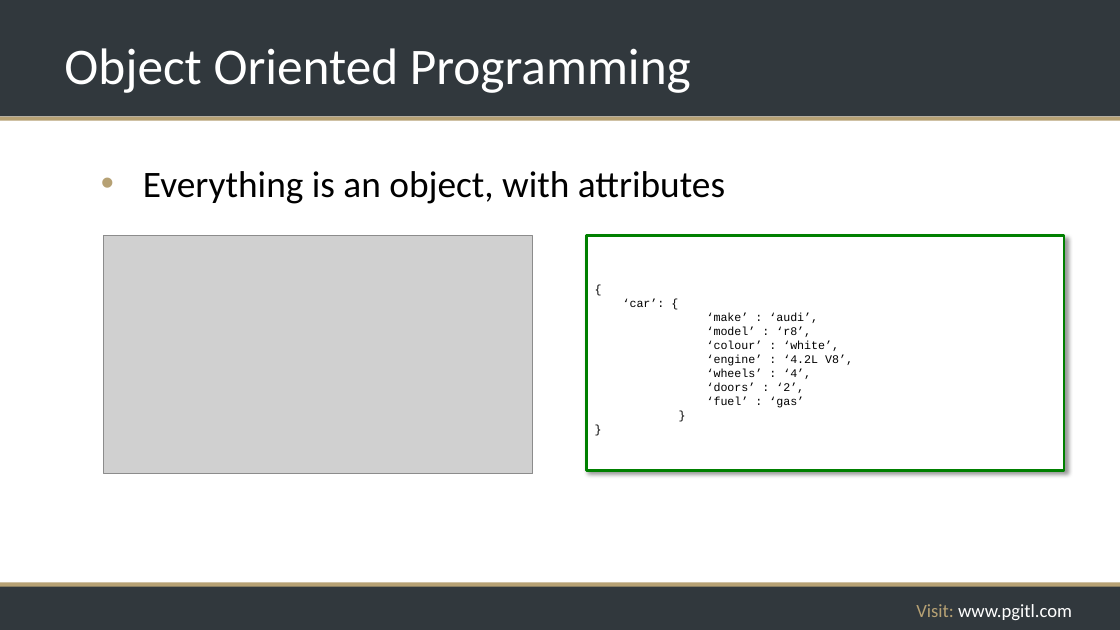
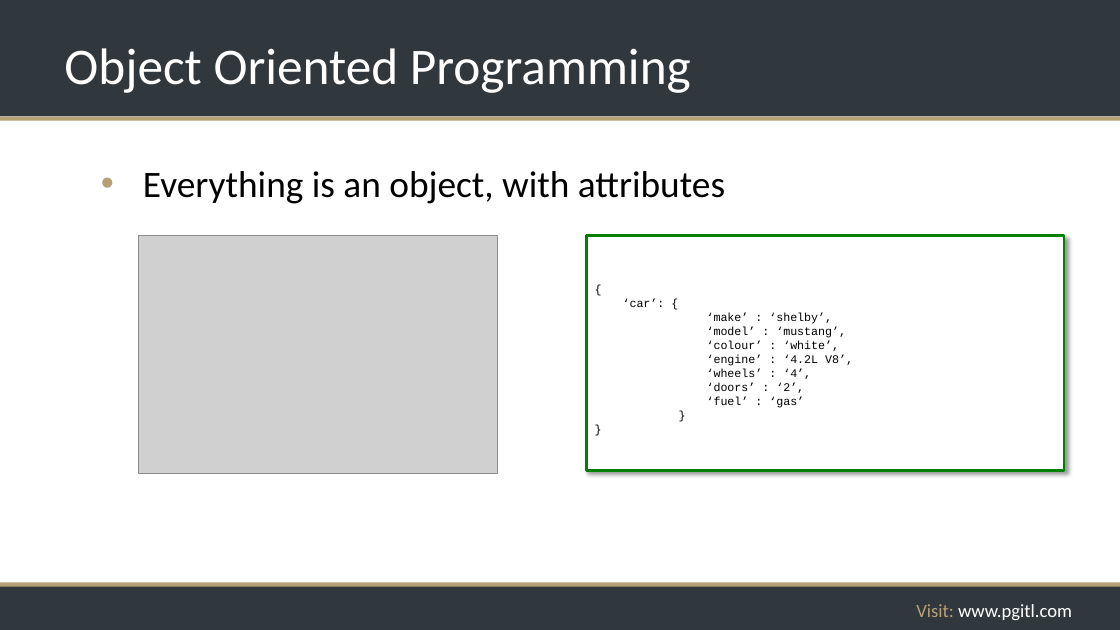
Before and after one commit to rikkouri/project-a, a slide deck: slide 241 of Programming Foundations.pptx. Drawn at 1120x630 pixels with LibreOffice and Linux fonts; fonts in the diff are those of the drawing; grey boxes stand for pictures; background and template pictures are left out. Boxes give left, top, right and bottom in pixels: in the first picture for what was removed or moved away, otherwise in the second. Text is boxed around its words. In the diff, an @@ line names an element or a change of style, - is before the commit and + after.

Commit message:
Replaced car image with stock image requiring no attribution.

```diff
--- a/Programming Foundations.pptx
+++ b/Programming Foundations.pptx
@@ picture: place and size @@
-picture at bbox=[103, 236, 533, 474]
+picture at bbox=[139, 236, 497, 474]
@@ text in rectangle at bbox=[707, 313, 846, 338]: text changed @@
-‘make’ : ‘audi’,
-‘model’ : ‘r8’,
+‘make’ : ‘shelby’,
+‘model’ : ‘mustang’,
```
Also in this commit, not shown: 2 other slides changed.
